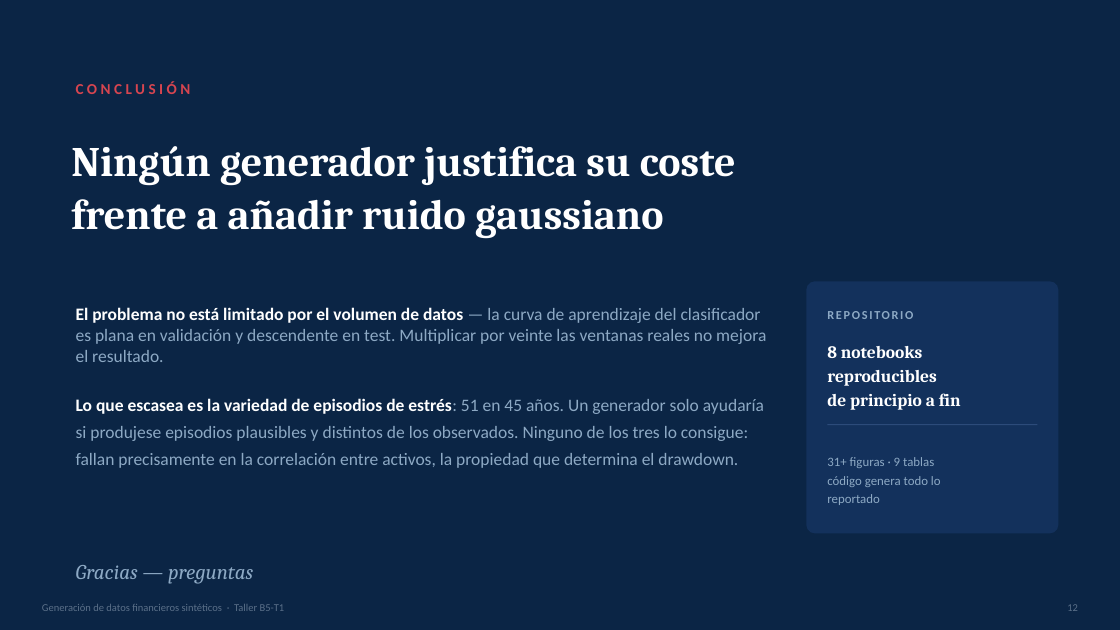
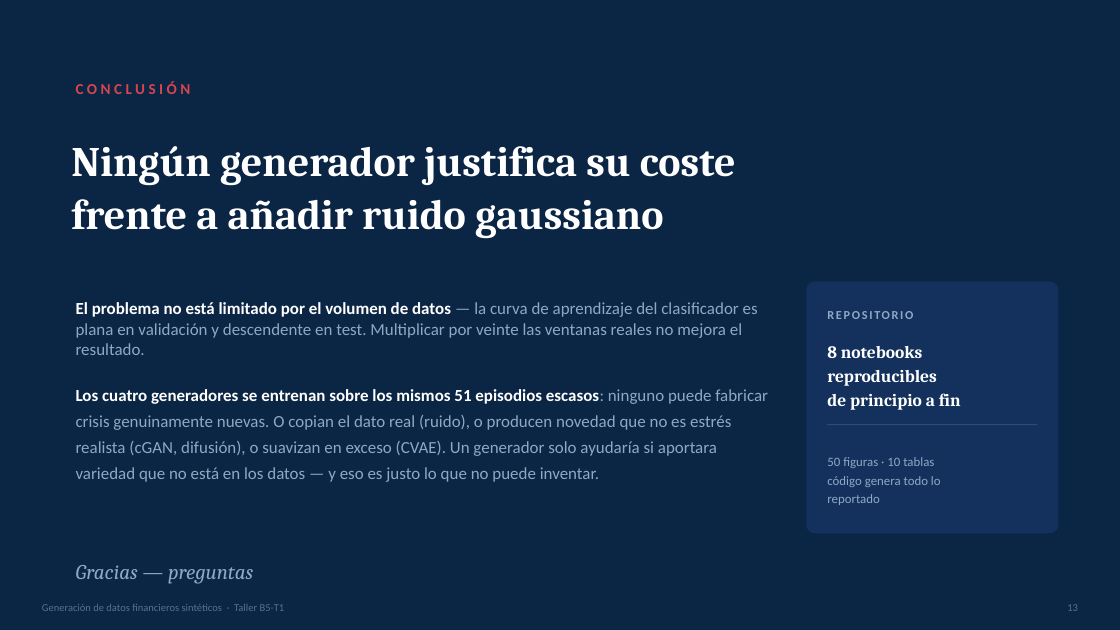
Before and after one commit to raulrodriguezlr/B5-T1, a slide deck: slide 13 of B5-T1_presentacion.pptx (slide 12 before the commit). Drawn at 1120x630 pixels with LibreOffice and Linux fonts; fonts in the diff are those of the drawing. Boxes give left, top, right and bottom in pixels: in the first picture for what was removed or moved away, otherwise in the second. Text is boxed around its words. In the diff, an @@ line names an element or a change of style, - is before the commit and + after.

Commit message:
mejoras

```diff
--- a/B5-T1_presentacion.pptx
+++ b/B5-T1_presentacion.pptx
@@ text at box(76, 302, 768, 482): text changed; size 15 to 14.5 pt @@
-El problema no está limitado por el volumen de datos — la curva de aprendizaje del clasificador es plana en validación y descendente en test. Multiplicar por veinte las ventanas reales no mejora el resultado.
-Lo que escasea es la variedad de episodios de estrés: 51 en 45 años. Un generador solo ayudaría si produjese episodios plausibles y distintos de los observados. Ninguno de los tres lo consigue: fallan precisamente en la correlación entre activos, la propiedad que determina el drawdown.
+El problema no está limitado por el volumen de datos — la curva de aprendizaje del clasificador es plana en validación y descendente en test. Multiplicar por veinte las ventanas reales no mejora el resultado.
+Los cuatro generadores se entrenan sobre los mismos 51 episodios escasos: ninguno puede fabricar crisis genuinamente nuevas. O copian el dato real (ruido), o producen novedad que no es estrés realista (cGAN, difusión), o suavizan en exceso (CVAE). Un generador solo ayudaría si aportara variedad que no está en los datos — y eso es justo lo que no puede inventar.
@@ text at box(827, 457, 934, 468): text changed @@
-31+ figuras · 9 tablas
+50 figuras · 10 tablas
```
Also in this commit, not shown: 2 other slides changed, 1 slide added, 10 other files.
